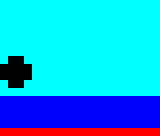
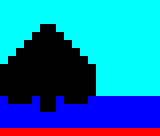
Layer changes from the first 160px x 136px image to the second:
added layer "♤" above "♠" over <box>0,24,96,112</box>
showed "♠", painted on it over <box>0,24,96,112</box>
hid "•" over <box>0,56,32,88</box>
